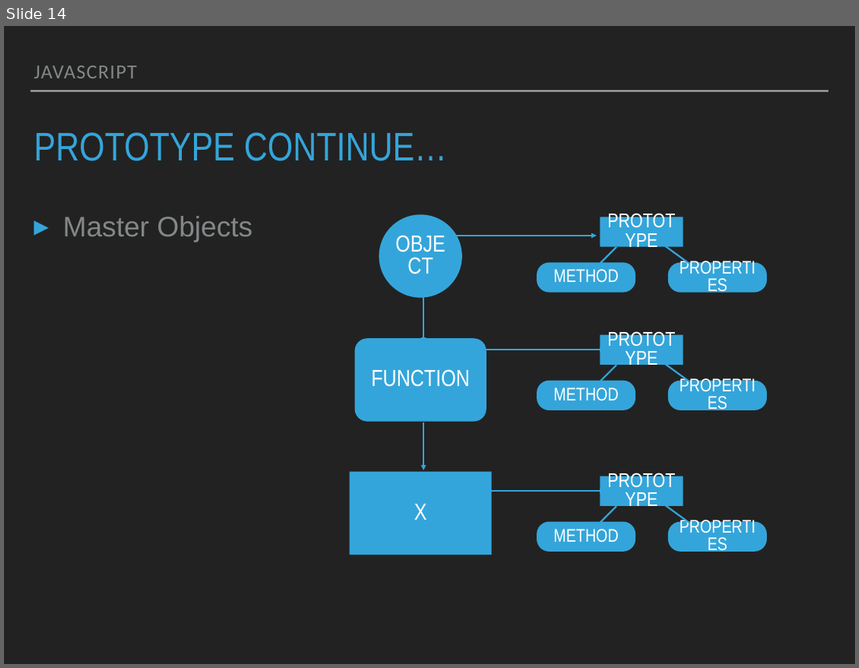
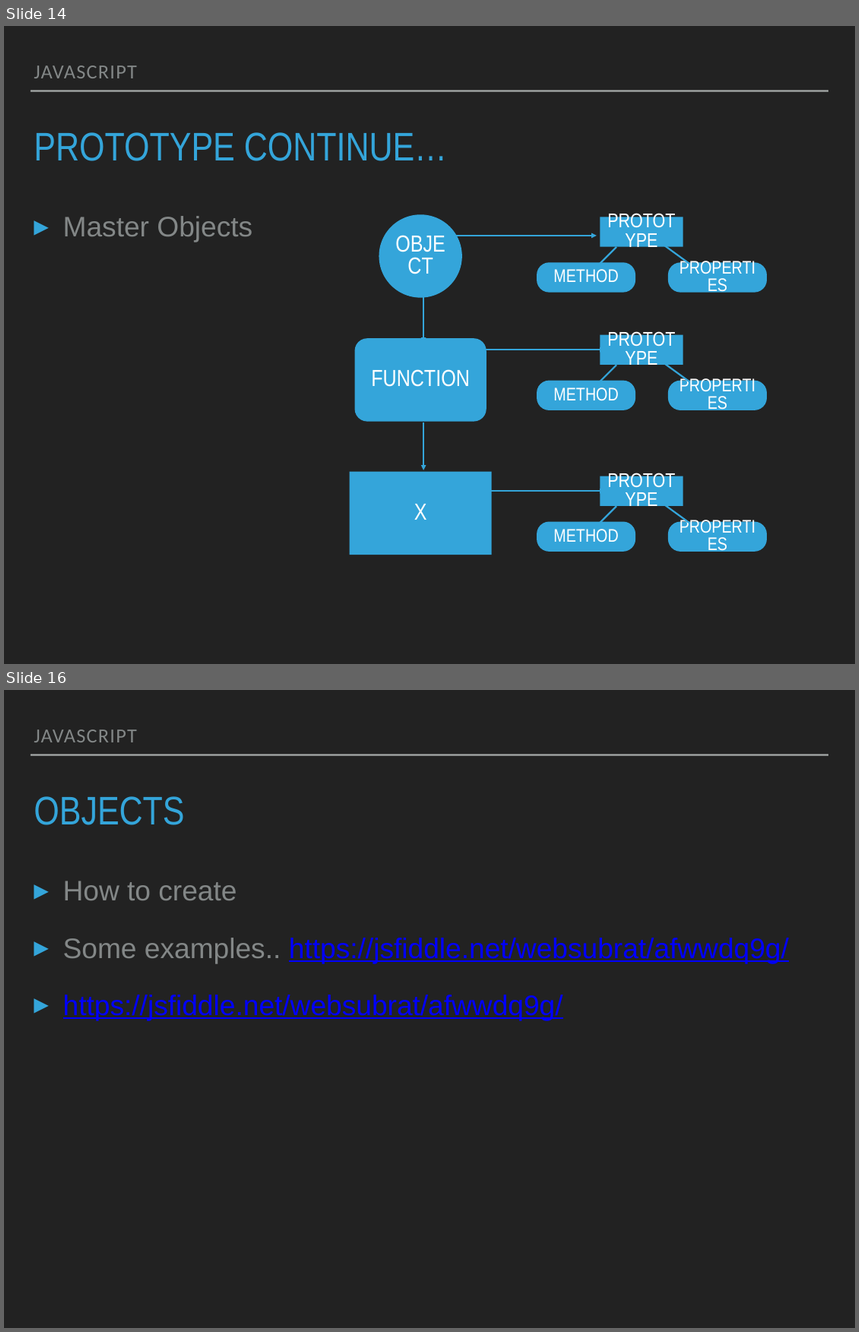
Before and after one commit to websubrat/trainingJS, a slide deck: javaScript.pptx. Shown one above the other, each under a label of ours: slide 14 before the commit, slides 14 and 16 after it; the slides between them are not shown. The pictures are 859x668 and 859x1332 pixels, drawn with LibreOffice and Linux fonts; fonts in the diff are those of the drawing. Boxes give left, top, right and bottom in pixels: in the first picture for what was removed or moved away, otherwise in the second. Text is boxed around its words. In the diff, an @@ line names an element or a change of style, - is before the commit and + after.

```diff
--- a/javaScript.pptx
+++ b/javaScript.pptx
@@ slide 16 added at (4,690,855,1328), background #222222; not listed: 1 template element that a slide beside it also shows @@
@@ text added at (34,730,136,742), 24 pt, text #838787 @@
+JAVASCRIPT
@@ title added at (34,796,184,825), 48 pt, text #34A5DA @@
+OBJECTS
@@ text added at (63,881,789,1021), 34 pt, text #0000FF, underline @@
+▸ How to create
+▸ Some examples.. https://jsfiddle.net/websubrat/afwwdq9g/
+▸ https://jsfiddle.net/websubrat/afwwdq9g/
```
Also in this commit, not shown: 1 slide changed, 1 other slide added, 1 other file.
